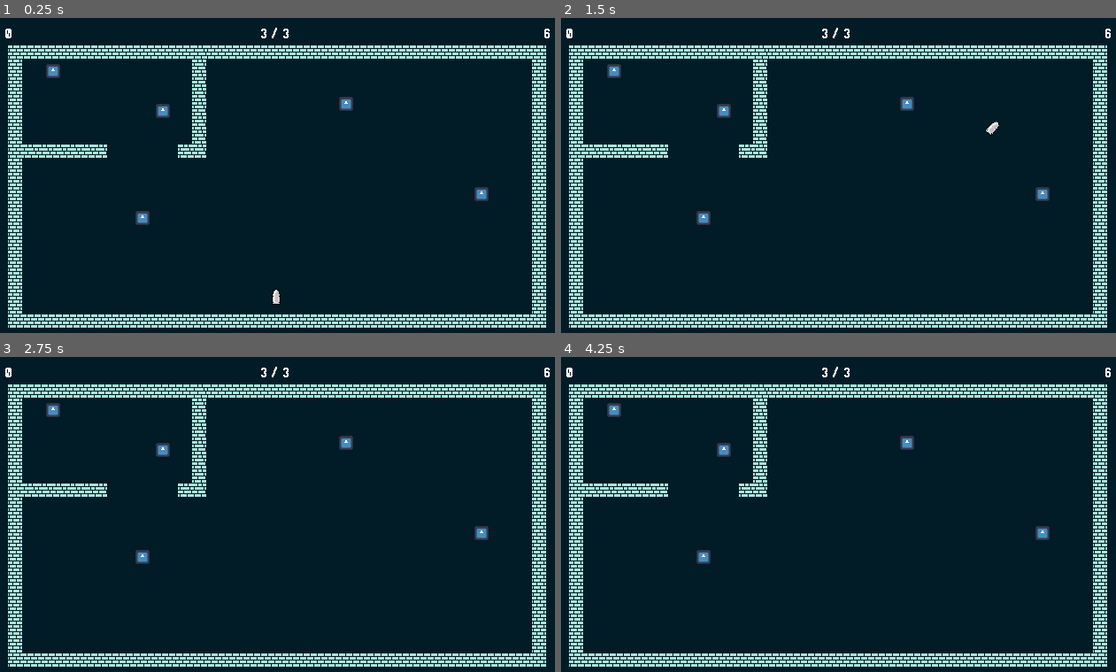
Above: before the commit, frames 1-4 (two rows, left to right).
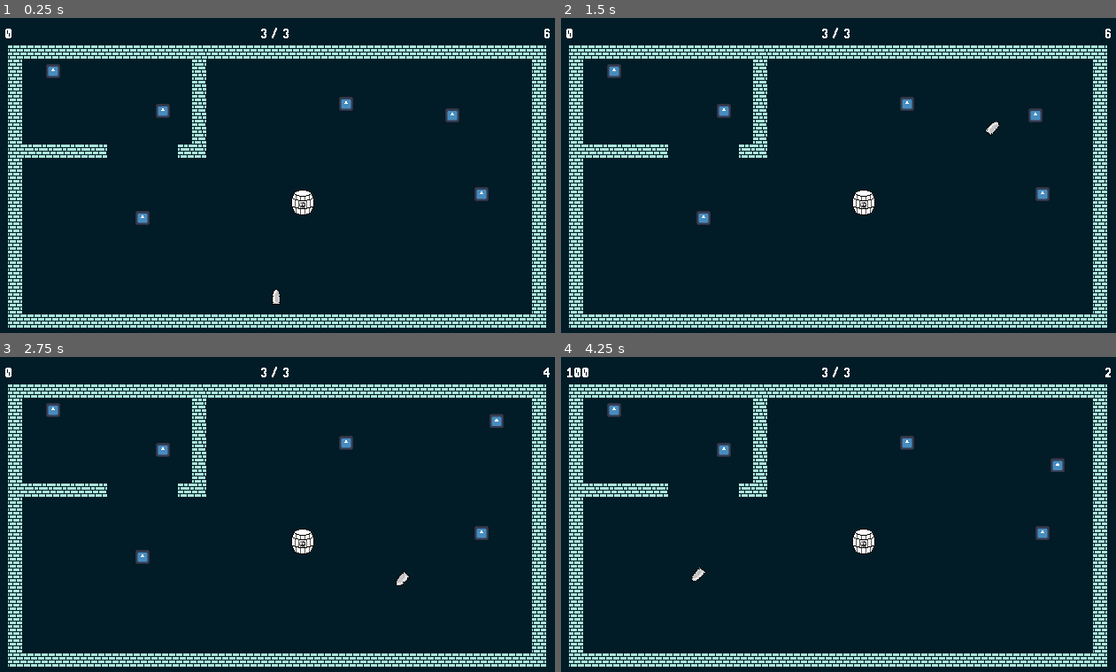
Above: after the commit, the same moments.

Repository: Thomas-Fortier/PirateJam2025
Game: Godot game, scene res://levels/game_root.tscn
The game is run twice, just before and just after one commit, with the same random seed, the same clock (stepped at 60 frames per second) and the same inputs. The engine's default icon, where the game draws it, is replaced by a stand-in: a white triangle on a blue panel in a dark square.
Inputs (mouse positions are in pixels of both pictures, inside the frame that each line leads up to):
- Up to frame 1 (0.25 s): no input
- Up to frame 2 (1.5 s): tap Enter at 0.5 s; move the mouse to (960, 159) at 0.52 s; click (960, 159) at 0.6 s; move the mouse to (727, 191) at 1.27 s; click (727, 191) at 1.35 s
- Up to frame 3 (2.75 s): move the mouse to (333, 445) at 2.02 s; click (333, 445) at 2.1 s
- Up to frame 4 (4.25 s): move the mouse to (810, 580) at 2.77 s; click (810, 580) at 2.85 s; move the mouse to (1010, 561) at 3.52 s; click (1010, 561) at 3.6 s

The runs differ from the first frame. In frame 1, 0.4% of the frame differs, in the area x 52-83%, y 28-63%; in frame 2, 0.4%; in frame 3, 0.5%; in frame 4, 0.7%, in the area x 0-100%, y 3-72%.

Commit message:
Fixed collision between enemies, shrapnel, walls and player

Diff:
--- a/src/entities/enemies/moving/moving_enemy.tscn
+++ b/src/entities/enemies/moving/moving_enemy.tscn
@@ -17,3 +17,8 @@
 [node name="Sprite" type="Sprite2D" parent="Collider"]
 scale = Vector2(0.125, 0.125)
 texture = ExtResource("2_txacc")
+
+[node name="Timer" type="Timer" parent="."]
+autostart = true
+
+[connection signal="timeout" from="Timer" to="." method="_on_timer_timeout"]
--- a/src/entities/exploding_barrel/exploding_barrel.gd
+++ b/src/entities/exploding_barrel/exploding_barrel.gd
@@ -3,7 +3,7 @@
 @export var shrapnel_scene: PackedScene
 @export var shrapnel_count: int = 5
 @export var explosion_radius: float = 10.0
-@export var explosion_force: float = 50.0
+@export var explosion_force: float = 100.0
 
 var rng = RandomNumberGenerator.new()
 
--- a/src/levels/playground_jon.tscn
+++ b/src/levels/playground_jon.tscn
@@ -398,16 +398,14 @@
 
 [node name="PlaygroundJon" type="Node2D"]
 
-[node name="Overlay" parent="." node_paths=PackedStringArray("game_manager") instance=ExtResource("1_2hukh")]
+[node name="Overlay" parent="." instance=ExtResource("1_2hukh")]
 offset_left = 8.0
 offset_top = -5.0
 offset_right = 648.0
 offset_bottom = 355.0
-game_manager = NodePath("../GameManager")
-
-[node name="GameManager" type="Node" parent="." node_paths=PackedStringArray("bullet")]
+
+[node name="GameManager" type="Node" parent="."]
 script = ExtResource("2_7xk0p")
-bullet = NodePath("../Bullet")
 
 [node name="Bullet" parent="." instance=ExtResource("1_nb5cp")]
 position = Vector2(308, 240)
--- a/src/levels/playground_tom.tscn
+++ b/src/levels/playground_tom.tscn
@@ -1,7 +1,9 @@
-[gd_scene load_steps=5 format=4 uid="uid://bdgmtlxnl4qhx"]
+[gd_scene load_steps=7 format=4 uid="uid://bdgmtlxnl4qhx"]
 
 [ext_resource type="Texture2D" uid="uid://c851uxpa0eutx" path="res://assets/tilemaps/walls.png" id="1_x5hm2"]
+[ext_resource type="PackedScene" uid="uid://cvts5e1hrop0n" path="res://entities/exploding_barrel/exploding_barrel.tscn" id="2_ln167"]
 [ext_resource type="PackedScene" uid="uid://dvvs8ou2s3603" path="res://entities/enemies/stationary/stationary_enemy.tscn" id="3_ixstw"]
+[ext_resource type="PackedScene" uid="uid://cdgnyaugbn4an" path="res://entities/enemies/moving/moving_enemy.tscn" id="3_kb0r8"]
 
 [sub_resource type="TileSetAtlasSource" id="TileSetAtlasSource_6kebf"]
 texture = ExtResource("1_x5hm2")
@@ -490,7 +492,8 @@
 7:15/0/physics_layer_0/polygon_0/points = PackedVector2Array(-8, -8, 8, -8, 8, 8, -8, 8)
 
 [sub_resource type="TileSet" id="TileSet_xjsfw"]
-physics_layer_0/collision_layer = 1
+physics_layer_0/collision_layer = 4
+physics_layer_0/collision_mask = 0
 sources/0 = SubResource("TileSetAtlasSource_6kebf")
 
 [node name="Level" type="Node2D"]
@@ -503,6 +506,9 @@
 tile_map_data = PackedByteArray("AAABABUAAAAIAAwAAAACABUAAAAIAAwAAAADABUAAAAIAAwAAAAEABUAAAAIAAwAAAAFABUAAAAIAAwAAAAGAB …(1936 unchanged characters)…
 tile_set = SubResource("TileSet_xjsfw")
 
+[node name="ExplodingBarrel" parent="TileMapLayers" instance=ExtResource("2_ln167")]
+position = Vector2(349, 209)
+
 [node name="StationaryEnemy" parent="." instance=ExtResource("3_ixstw")]
 position = Vector2(168, 227)
 
@@ -517,3 +523,6 @@
 
 [node name="StationaryEnemy5" parent="." instance=ExtResource("3_ixstw")]
 position = Vector2(398, 98)
+
+[node name="MovingEnemy" parent="." instance=ExtResource("3_kb0r8")]
+position = Vector2(518, 111)
Not shown, added: src/project.godot.orig
